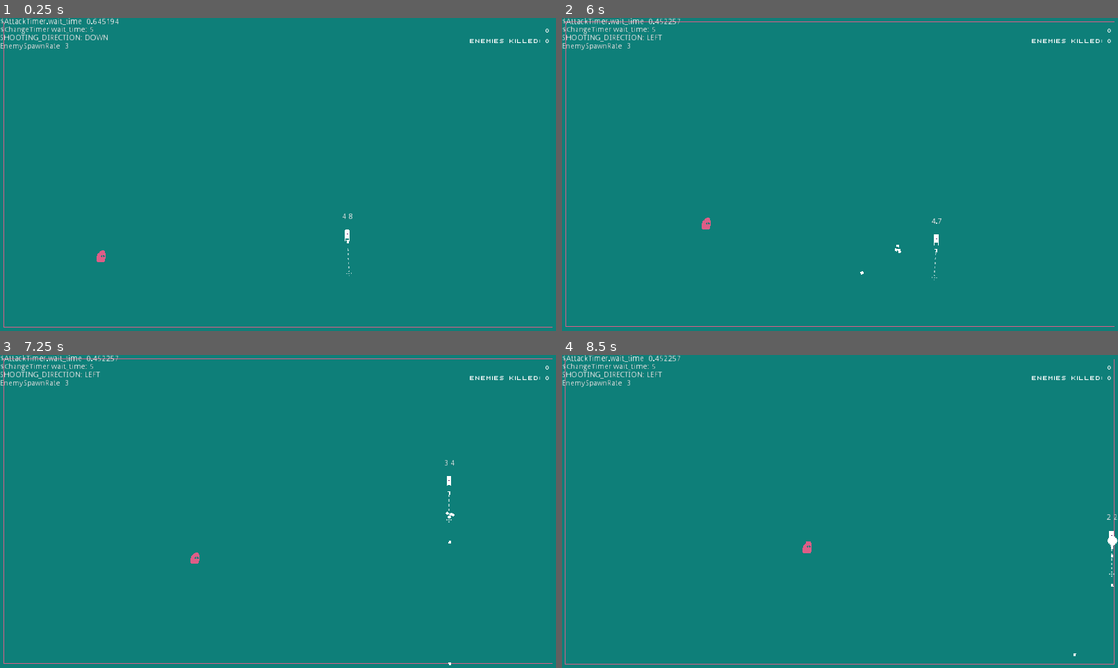
Above: before the commit, frames 1-4 (two rows, left to right).
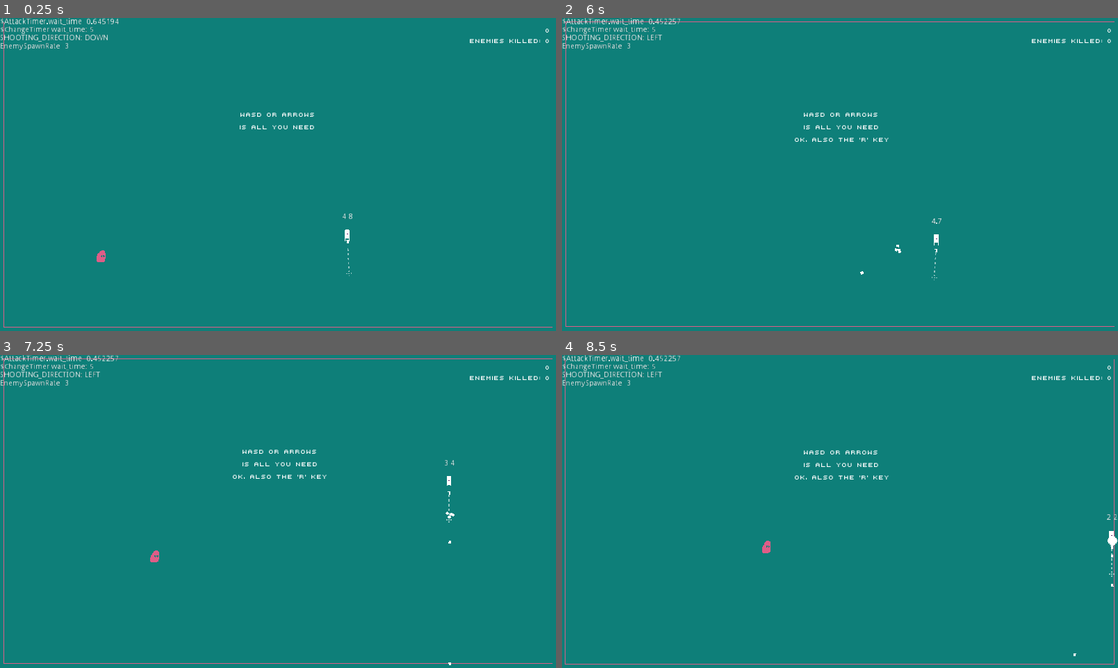
Above: after the commit, the same moments.

Repository: skarnl/gmtk-game-jam
Game: Godot game, scene res://screens/splash.tscn
The game is run twice, just before and just after one commit, with the same random seed, the same clock (stepped at 60 frames per second) and the same inputs. Sound files missing from this copy of the repository are replaced by a short silence.
Inputs:
- Up to frame 1 (0.25 s): no input
- Up to frame 2 (6 s): tap Enter at 0.5 s; hold Right (ui_right) 0.53-1.28 s; tap Space at 1.25 s; hold Down (ui_down) 1.28-2.03 s; hold Right (ui_right) 2.03-2.78 s; hold Up (ui_up) 2.78-3.53 s; hold Left (ui_left) 3.53-5.03 s; hold Down (ui_down) 5.03-5.78 s; tap R at 5.75 s; hold Right (ui_right) from 5.78 s (still down)
- Up to frame 3 (7.25 s): release Right (ui_right) at 6.53 s; hold Up (ui_up) from 6.53 s (still down)
- Up to frame 4 (8.5 s): release Up (ui_up) at 7.28 s; hold Right (ui_right) 7.28-8.03 s; hold Down (ui_down) from 8.03 s (still down)

The runs differ from the first frame. In frame 1, 0.2% of the frame differs, in the area x 43-57%, y 30-36%; in frame 2, 0.3%; in frame 3, 0.4%; in frame 4, 0.4%, in the area x 36-59%, y 30-64%.

Commit message:
Add explanation

Diff:
--- /dev/null
+++ b/gui/explanation.gd
@@ -0,0 +1,28 @@
+extends Control
+
+
+var first_time = true
+
+func _ready():
+	hide()
+	$Timer.connect('timeout', self, '_on_Timer_timeout')
+
+func show():
+	.show()
+	$AnimationPlayer.play('_setup')
+	$Timer.start()
+
+func _on_Timer_timeout():
+	$AnimationPlayer.play('fade')
+
+	yield($AnimationPlayer, 'animation_finished')
+
+	hide()
+
+func reset():
+	$Timer.stop()
+	hide()
+
+	if first_time:
+		$Label.text += '\nok, also the \'r\' key'
+		first_time = false
--- /dev/null
+++ b/gui/explanation.tscn
@@ -0,0 +1,66 @@
+[gd_scene load_steps=5 format=2]
+
+[ext_resource path="res://assets/default.theme" type="Theme" id=1]
+[ext_resource path="res://gui/explanation.gd" type="Script" id=2]
+
+[sub_resource type="Animation" id=1]
+resource_name = "_setup"
+tracks/0/type = "value"
+tracks/0/path = NodePath("Label:modulate")
+tracks/0/interp = 1
+tracks/0/loop_wrap = true
+tracks/0/imported = false
+tracks/0/enabled = true
+tracks/0/keys = {
+"times": PoolRealArray( 0 ),
+"transitions": PoolRealArray( 1 ),
+"update": 0,
+"values": [ Color( 1, 1, 1, 1 ) ]
+}
+
+[sub_resource type="Animation" id=2]
+resource_name = "fade"
+tracks/0/type = "value"
+tracks/0/path = NodePath("Label:modulate")
+tracks/0/interp = 1
+tracks/0/loop_wrap = true
+tracks/0/imported = false
+tracks/0/enabled = true
+tracks/0/keys = {
+"times": PoolRealArray( 0, 1 ),
+"transitions": PoolRealArray( 1, 1 ),
+"update": 0,
+"values": [ Color( 1, 1, 1, 1 ), Color( 1, 1, 1, 0 ) ]
+}
+
+[node name="explanation" type="Control"]
+margin_right = 1024.0
+margin_bottom = 576.0
+theme = ExtResource( 1 )
+script = ExtResource( 2 )
+__meta__ = {
+"_edit_use_anchors_": false
+}
+
+[node name="Label" type="Label" parent="."]
+anchor_left = 0.5
+anchor_top = 0.5
+anchor_right = 0.5
+anchor_bottom = 0.5
+margin_left = -85.0
+margin_top = -121.0
+margin_right = 84.0
+margin_bottom = -28.0
+text = "WASD or arrows
+is all you need"
+align = 1
+__meta__ = {
+"_edit_use_anchors_": false
+}
+
+[node name="AnimationPlayer" type="AnimationPlayer" parent="."]
+anims/_setup = SubResource( 1 )
+anims/fade = SubResource( 2 )
+
+[node name="Timer" type="Timer" parent="."]
+wait_time = 3.0
--- a/gui/hud.tscn
+++ b/gui/hud.tscn
@@ -120,6 +120,7 @@
 }
 
 [node name="GameOver" type="Control" parent="."]
+visible = false
 anchor_right = 1.0
 anchor_bottom = 1.0
 theme = ExtResource( 2 )
--- a/project.godot
+++ b/project.godot
@@ -62,6 +62,34 @@
 
 [input]
 
+ui_left={
+"deadzone": 0.5,
+"events": [ Object(InputEventKey,"resource_local_to_scene":false,"resource_name":"","device":0,"alt":false,"shift":false,"control":false,"meta":false,"command":false,"pressed":false,"scancode":16777231,"unicode":0,"echo":false,"script":null)
+, Object(InputEventJoypadButton,"resource_local_to_scene":false,"resource_name":"","device":0,"button_index":14,"pressure":0.0,"pressed":false,"script":null)
+, Object(InputEventKey,"resource_local_to_scene":false,"resource_name":"","device":0,"alt":false,"shift":false,"control":false,"meta":false,"command":false,"pressed":false,"scancode":65,"unicode":0,"echo":false,"script":null)
+ ]
+}
+ui_right={
+"deadzone": 0.5,
+"events": [ Object(InputEventKey,"resource_local_to_scene":false,"resource_name":"","device":0,"alt":false,"shift":false,"control":false,"meta":false,"command":false,"pressed":false,"scancode":16777233,"unicode":0,"echo":false,"script":null)
+, Object(InputEventJoypadButton,"resource_local_to_scene":false,"resource_name":"","device":0,"button_index":15,"pressure":0.0,"pressed":false,"script":null)
+, Object(InputEventKey,"resource_local_to_scene":false,"resource_name":"","device":0,"alt":false,"shift":false,"control":false,"meta":false,"command":false,"pressed":false,"scancode":68,"unicode":0,"echo":false,"script":null)
+ ]
+}
+ui_up={
+"deadzone": 0.5,
+"events": [ Object(InputEventKey,"resource_local_to_scene":false,"resource_name":"","device":0,"alt":false,"shift":false,"control":false,"meta":false,"command":false,"pressed":false,"scancode":16777232,"unicode":0,"echo":false,"script":null)
+, Object(InputEventJoypadButton,"resource_local_to_scene":false,"resource_name":"","device":0,"button_index":12,"pressure":0.0,"pressed":false,"script":null)
+, Object(InputEventKey,"resource_local_to_scene":false,"resource_name":"","device":0,"alt":false,"shift":false,"control":false,"meta":false,"command":false,"pressed":false,"scancode":87,"unicode":0,"echo":false,"script":null)
+ ]
+}
+ui_down={
+"deadzone": 0.5,
+"events": [ Object(InputEventKey,"resource_local_to_scene":false,"resource_name":"","device":0,"alt":false,"shift":false,"control":false,"meta":false,"command":false,"pressed":false,"scancode":16777234,"unicode":0,"echo":false,"script":null)
+, Object(InputEventJoypadButton,"resource_local_to_scene":false,"resource_name":"","device":0,"button_index":13,"pressure":0.0,"pressed":false,"script":null)
+, Object(InputEventKey,"resource_local_to_scene":false,"resource_name":"","device":0,"alt":false,"shift":false,"control":false,"meta":false,"command":false,"pressed":false,"scancode":83,"unicode":0,"echo":false,"script":null)
+ ]
+}
 ui_pause={
 "deadzone": 0.5,
 "events": [ Object(InputEventKey,"resource_local_to_scene":false,"resource_name":"","device":0,"alt":false,"shift":false,"control":false,"meta":false,"command":false,"pressed":false,"scancode":16777238,"unicode":0,"echo":false,"script":null)
--- a/screens/game/game.gd
+++ b/screens/game/game.gd
@@ -40,6 +40,9 @@
 	$'../HUD/GameOver'.hide()
 
 	yield(get_tree(), 'idle_frame')
+
+	$'../explanation'.show()
+
 	spawn_enemy()
 
 func _on_Player_debug(text):
@@ -105,6 +108,7 @@
 	$'../HUD/Score'.reset()
 	player.reset()
 	_hide_game_over()
+	$'../explanation'.reset()
 
 	var allSpawnedEntities = get_tree().get_nodes_in_group('spawned')
 	for entity in allSpawnedEntities:
@@ -112,10 +116,15 @@
 
 	enemy_timer.stop()
 
+	if restart_count < 5:
+		$'../explanation'.show()
+
 	yield(get_tree(), 'idle_frame')
 
 	enemy_timer.wait_time = DEFAULT_ENEMY_SPAWN_TIME
 	enemy_timer.start()
+
+	yield(get_tree().create_timer(1), 'timeout')
 	spawn_enemy()
 
 
--- a/screens/game/game.tscn
+++ b/screens/game/game.tscn
@@ -8,6 +8,7 @@
 [ext_resource path="res://assets/sounds/player_die.wav" type="AudioStream" id=6]
 [ext_resource path="res://assets/sounds/slow_down.ogg" type="AudioStream" id=7]
 [ext_resource path="res://assets/sounds/RQ-DTB.ogg" type="AudioStream" id=8]
+[ext_resource path="res://gui/explanation.tscn" type="PackedScene" id=9]
 
 [sub_resource type="RectangleShape2D" id=1]
 extents = Vector2( 10, 576 )
@@ -94,3 +95,5 @@
 position = Vector2( 512, 288 )
 current = true
 script = ExtResource( 5 )
+
+[node name="explanation" parent="." instance=ExtResource( 9 )]
Not shown: 1 places in screens/game/game.tscn that only renumber resources
